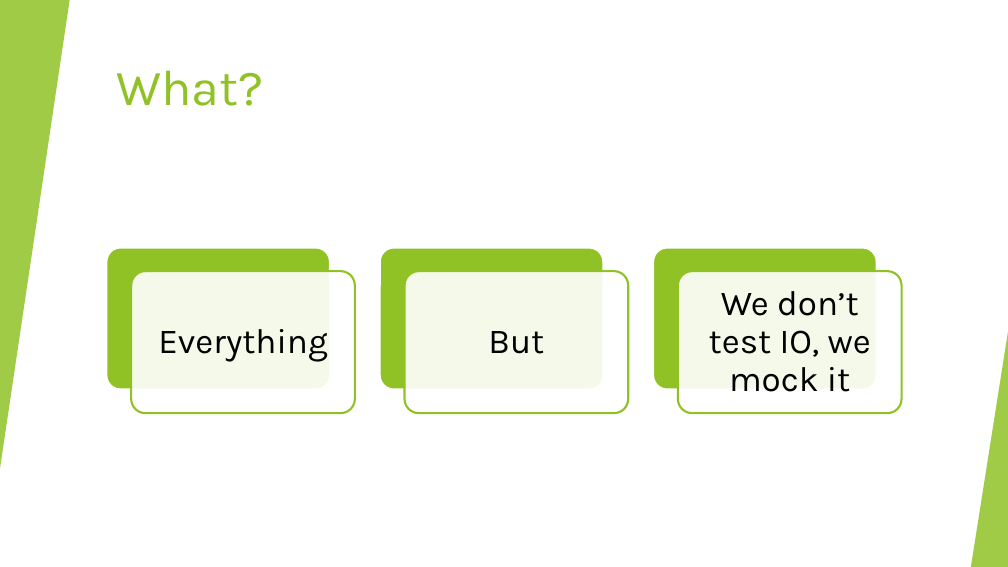
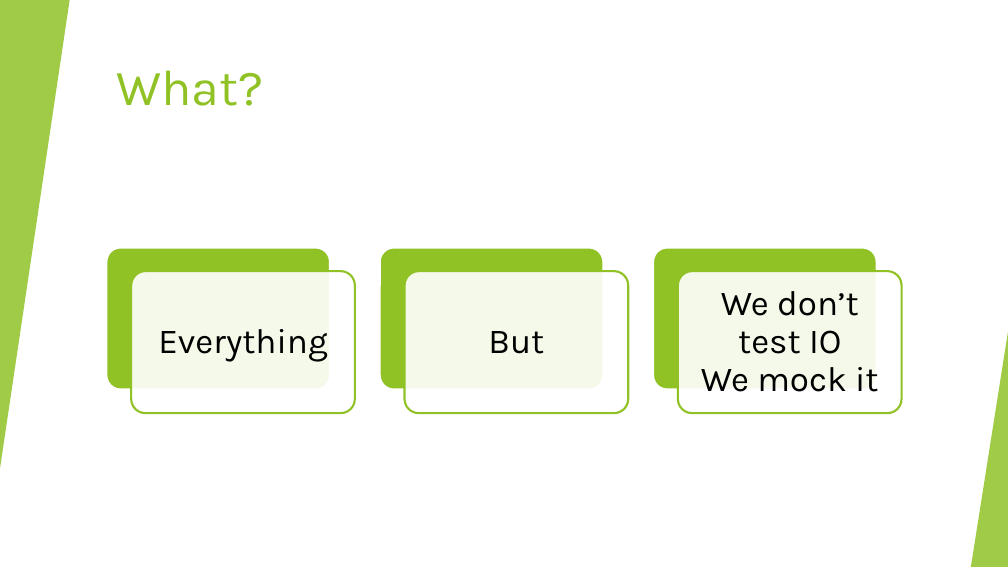
Before and after one commit to javitolin/CSharpWorkshopTodoList, a slide deck: slide 8 of Slides/3. Day 2 - OOP, Unit Tests, Collections.pptx. Drawn at 1008x567 pixels with LibreOffice and Linux fonts; fonts in the diff are those of the drawing. Boxes give left, top, right and bottom in pixels: in the first picture for what was removed or moved away, otherwise in the second. Text is boxed around its words. In the diff, an @@ line names an element or a change of style, - is before the commit and + after.

```diff
--- a/Slides/3. Day 2 - OOP, Unit Tests, Collections.pptx
+++ b/Slides/3. Day 2 - OOP, Unit Tests, Collections.pptx
@@ text at (701, 291, 879, 392): text changed @@
-We don’t test IO, we mock it
+We don’t test IO
+We mock it
```
Also in this commit, not shown: 1 other slide changed, 1 slide added, 5 other files.
